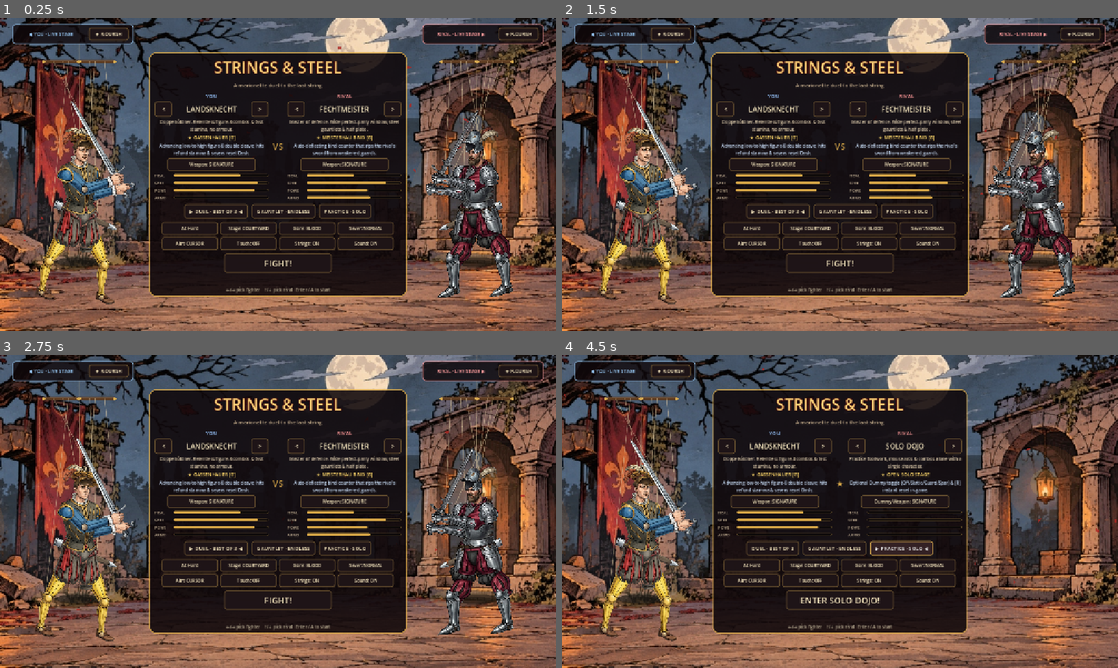
Above: before the commit, frames 1-4 (two rows, left to right).
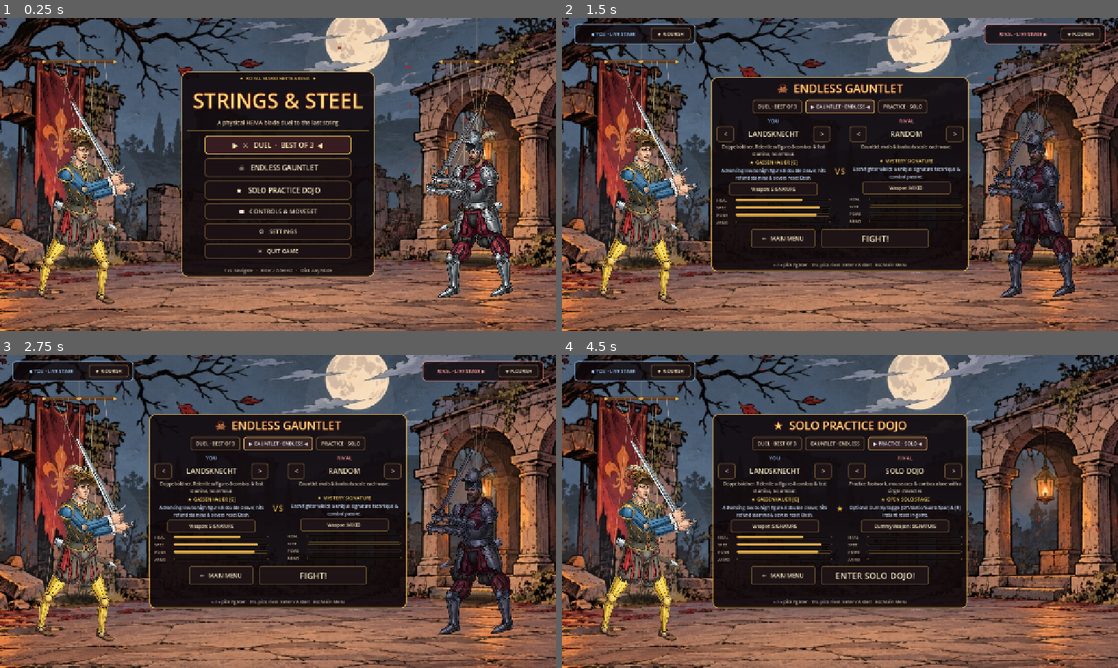
Above: after the commit, the same moments.

Repository: Garv1Gyanani/Strings-Steel
Game: Godot game, scene res://scenes/Arena.tscn
The game is run twice, just before and just after one commit, with the same random seed, the same clock (stepped at 60 frames per second) and the same inputs.
Inputs (mouse positions are in pixels of both pictures, inside the frame that each line leads up to):
- Up to frame 1 (0.25 s): no input
- Up to frame 2 (1.5 s): click (840, 168) at 0.5 s, where only the run after the commit has a clickable "☠ ENDLESS GAUNTLET"; click (840, 105) at 1.25 s, where only the run after the commit has a clickable "▶ GAUNTLET · ENDLESS ◀"
- Up to frame 3 (2.75 s): click (278, 442) at 2 s, where only the run after the commit has a clickable "▶ GAUNTLET · ENDLESS ◀"
- Up to frame 4 (4.5 s): click "PRACTICE · SOLO" at 2.75 s; click "GAUNTLET · ENDLESS" at 3.5 s; click "PRACTICE · SOLO" at 4.25 s

The runs differ from the first frame. In frame 1, 24% of the frame differs, in the area x 2-98%, y 1-90%; in frame 2, 19%; in frame 3, 19%; in frame 4, 16%.

Commit message:
Add dedicated theatrical Main Menu with Controls codex, Settings screen, and live stage attract flourishes

Diff:
--- a/scripts/ArenaController.gd
+++ b/scripts/ArenaController.gd
@@ -95,6 +95,8 @@
 var _practice_revive_timer: float = 0.0
 var _title_preview_mode: String = "duel"
 var _title_p2_random: bool = false
+var _menu_attract_timer: float = 2.8
+var _menu_attract_left: bool = true
 var round_num: int = 1
 var wins_p1: int = 0
 var wins_p2: int = 0
@@ -181,7 +183,9 @@
 			_reset_practice_stage()
 		else:
 			_begin_round())
-	ui.title_requested.connect(_go_to_title)
+	ui.title_requested.connect(func(): _go_to_title("main"))
+	ui.change_fighters_requested.connect(func(): _go_to_title("select"))
+	ui.quit_requested.connect(func(): get_tree().quit())
 	ui.rematch_requested.connect(_on_rematch)
 	ui.setting_changed.connect(_on_setting_changed)
 
@@ -315,13 +319,14 @@
 # Match flow
 # ---------------------------------------------------------------------------
 
-func _go_to_title() -> void:
+func _go_to_title(page: String = "main") -> void:
 	_set_paused(false)
 	phase = Phase.TITLE
+	_menu_attract_timer = 2.6
 	_reset_stage()
 	_freeze_fighters(true)
 	ui.hide_result()
-	ui.show_title(p1_roster_idx, p2_roster_idx, match_mode, best_wave, p1_loadout, p2_loadout)
+	ui.show_title(p1_roster_idx, p2_roster_idx, match_mode, best_wave, p1_loadout, p2_loadout, page)
 
 
 func _on_preview_changed(cfg: Dictionary) -> void:
@@ -655,6 +660,14 @@
 		if p2 != null and p2.visible:
 			p2.position = TITLE_P2_POS
 			p2.set_facing(-1)
+		if ui != null and ui.get_title_page() == "main":
+			_menu_attract_timer -= unscaled_dt
+			if _menu_attract_timer <= 0.0:
+				_menu_attract_timer = 3.8
+				var actor := p1 if _menu_attract_left else p2
+				_menu_attract_left = not _menu_attract_left
+				if actor != null and actor.visible and actor.current_action == "":
+					actor.play_preview_flourish()
 		_idle_ai_fighter()
 		_step_particles(delta)
 		_step_callouts(unscaled_dt)
--- a/scripts/GameUI.gd
+++ b/scripts/GameUI.gd
@@ -15,6 +15,8 @@
 signal resume_requested
 signal restart_round_requested
 signal title_requested
+signal change_fighters_requested
+signal quit_requested
 signal rematch_requested
 signal setting_changed(key: String, value: Variant)
 
@@ -48,6 +50,16 @@
 
 # Screens
 var _title_root: Control
+var _title_page: String = "main" # "main" | "select" | "controls" | "settings"
+var _main_menu_view: Control
+var _select_view: Control
+var _controls_view: Control
+var _settings_view: Control
+var _main_menu_items: Array[Dictionary] = []
+var _main_focus_idx: int = 0
+var _main_gauntlet_btn: Button
+var _select_mode_lbl: Label
+var _title_p1_badge: PanelContainer
 var _title_p2_badge: PanelContainer
 var _vs_lbl: Label
 var _fight_btn: Button
@@ -136,7 +148,11 @@
 		_p2_limbs.text = limbs2
 
 
-func show_title(p1_idx: int, p2_idx: int, mode: String, best_wave: int, p1_loadout: String = "signature", p2_loadout: String = "signature") -> void:
+func get_title_page() -> String:
+	return _title_page
+
+
+func show_title(p1_idx: int, p2_idx: int, mode: String, best_wave: int, p1_loadout: String = "signature", p2_loadout: String = "signature", page: String = "main") -> void:
 	_sel_p1 = p1_idx
 	_sel_p2 = -1 if mode == "gauntlet" else p2_idx
 	_sel_p1_loadout = p1_loadout if p1_loadout in FighterStats.LOADOUT_ORDER else "signature"
@@ -149,6 +165,26 @@
 	_hud_root.visible = false
 	if _touch_ctrl != null:
 		_touch_ctrl.set_active(false)
+	show_title_page(page)
+
+
+func show_title_page(page: String) -> void:
+	_title_page = page if page in ["main", "select", "controls", "settings"] else "main"
+	if _main_menu_view != null:
+		_main_menu_view.visible = _title_page == "main"
+	if _select_view != null:
+		_select_view.visible = _title_page == "select"
+	if _controls_view != null:
+		_controls_view.visible = _title_page == "controls"
+	if _settings_view != null:
+		_settings_view.visible = _title_page == "settings"
+	if _title_p1_badge != null:
+		_title_p1_badge.visible = _title_page == "select"
+	if _title_p2_badge != null:
+		_title_p2_badge.visible = _title_page == "select" and _sel_mode != "practice"
+	_refresh_main_menu()
+	_refresh_title()
+	_refresh_settings()
 	_emit_preview("init")
 
 
@@ -221,20 +257,39 @@
 	if event.is_echo() or not event.is_pressed():
 		return
 	if _title_root != null and _title_root.visible:
-		if event.is_action_pressed("ui_accept"):
-			_emit_start()
-		elif event.is_action_pressed("ui_left"):
-			_cycle_p1(-1)
-		elif event.is_action_pressed("ui_right"):
-			_cycle_p1(1)
-		elif event.is_action_pressed("ui_up"):
-			_cycle_p2(-1)
-		elif event.is_action_pressed("ui_down"):
-			_cycle_p2(1)
+		if _title_page == "main":
+			if event.is_action_pressed("ui_up") or event.is_action_pressed("jump_attack"):
+				_move_main_focus(-1)
+			elif event.is_action_pressed("ui_down") or event.is_action_pressed("guard_low"):
+				_move_main_focus(1)
+			elif event.is_action_pressed("ui_accept"):
+				_activate_main_focus()
+			else:
+				return
+			get_viewport().set_input_as_handled()
+			return
+		elif _title_page in ["controls", "settings"]:
+			if event.is_action_pressed("pause") or event.is_action_pressed("ui_cancel") or event.is_action_pressed("ui_accept"):
+				show_title_page("main")
+				get_viewport().set_input_as_handled()
+			return
 		else:
+			if event.is_action_pressed("pause") or event.is_action_pressed("ui_cancel"):
+				show_title_page("main")
+			elif event.is_action_pressed("ui_accept"):
+				_emit_start()
+			elif event.is_action_pressed("ui_left"):
+				_cycle_p1(-1)
+			elif event.is_action_pressed("ui_right"):
+				_cycle_p1(1)
+			elif event.is_action_pressed("ui_up"):
+				_cycle_p2(-1)
+			elif event.is_action_pressed("ui_down"):
+				_cycle_p2(1)
+			else:
+				return
+			get_viewport().set_input_as_handled()
 			return
-		get_viewport().set_input_as_handled()
-		return
 	if _result_root != null and _result_root.visible:
 		if event.is_action_pressed("ui_accept"):
 			get_viewport().set_input_as_handled()
@@ -504,7 +559,7 @@
 		r.call()
 
 
-# --- Title / character select ---
+# --- Main Menu, Character Select, Controls Codex & Settings ---
 
 func _build_stage_wing_badge(title_txt: String, col: Color, left_side: bool, on_flourish: Callable) -> PanelContainer:
 	var badge := PanelContainer.new()
@@ -524,6 +579,68 @@
 	return badge
 
 
+func _divider() -> ColorRect:
+	var line := ColorRect.new()
+	line.color = Color(0.85, 0.66, 0.28, 0.36)
+	line.custom_minimum_size = Vector2(0, 2)
+	return line
+
+
+func _add_main_menu_item(parent: VBoxContainer, label_txt: String, action: Callable, font_sz: int = 16, min_h: float = 44.0) -> Button:
+	var idx := _main_menu_items.size()
+	var btn := _button(label_txt, func(_b):
+		_main_focus_idx = idx
+		_refresh_main_menu()
+		action.call(), font_sz)
+	btn.custom_minimum_size = Vector2(336, min_h)
+	btn.size_flags_horizontal = Control.SIZE_SHRINK_CENTER
+	btn.mouse_entered.connect(func():
+		_main_focus_idx = idx
+		_refresh_main_menu())
+	parent.add_child(btn)
+	_main_menu_items.append({"btn": btn, "base": label_txt, "action": action})
+	return btn
+
+
+func _move_main_focus(delta_idx: int) -> void:
+	if _main_menu_items.is_empty():
+		return
+	_main_focus_idx = posmod(_main_focus_idx + delta_idx, _main_menu_items.size())
+	_refresh_main_menu()
+
+
+func _activate_main_focus() -> void:
+	if _main_menu_items.is_empty():
+		return
+	var idx := clampi(_main_focus_idx, 0, _main_menu_items.size() - 1)
+	var act: Callable = _main_menu_items[idx]["action"]
+	act.call()
+
+
+func _refresh_main_menu() -> void:
+	if _main_menu_items.is_empty():
+		return
+	for i in range(_main_menu_items.size()):
+		var item: Dictionary = _main_menu_items[i]
+		var btn: Button = item["btn"]
+		var base: String = String(item["base"])
+		if btn == _main_gauntlet_btn and _best_wave > 0:
+			base = "☠   ENDLESS GAUNTLET   (Best: %d)" % _best_wave
+		var focused := i == _main_focus_idx
+		btn.text = ("▶  " + base + "  ◀") if focused else base
+		var bg := Color(0.22, 0.11, 0.13, 0.98) if focused else Color(0.11, 0.07, 0.08, 0.94)
+		var bd := Color(1.0, 0.84, 0.38, 0.98) if focused else Color(0.48, 0.36, 0.20, 0.78)
+		btn.add_theme_stylebox_override("normal", _box(bg, bd, 6))
+		btn.add_theme_color_override("font_color", Color(1.0, 0.94, 0.72) if focused else INK)
+
+
+func _open_mode_select(mode_id: String) -> void:
+	_sel_mode = mode_id
+	if mode_id == "gauntlet":
+		_sel_p2 = -1
+	show_title_page("select")
+
+
 func _build_title() -> void:
 	_title_root = Control.new()
 	_full_rect(_title_root)
@@ -531,29 +648,87 @@
 	add_child(_title_root)
 
 	# Split-stage theatre layout: NO full-screen dark dimmer so the live breathing marionettes
-	# stand illuminated in left & right stage spotlights while the sleek center console frames them!
-	var p1_badge := _build_stage_wing_badge("◀ YOU · LIVE STAGE", Color(0.62, 0.82, 1.0), true, func(): preview_flourish_requested.emit(true))
-	_title_root.add_child(p1_badge)
+	# stand illuminated in left & right stage spotlights behind the Main Menu & Character Select!
+	_title_p1_badge = _build_stage_wing_badge("◀ YOU · LIVE STAGE", Color(0.62, 0.82, 1.0), true, func(): preview_flourish_requested.emit(true))
+	_title_root.add_child(_title_p1_badge)
 	_title_p2_badge = _build_stage_wing_badge("RIVAL · LIVE STAGE ▶", Color(1.0, 0.62, 0.62), false, func(): preview_flourish_requested.emit(false))
 	_title_root.add_child(_title_p2_badge)
 
-	var center := CenterContainer.new()
-	_full_rect(center)
-	center.mouse_filter = Control.MOUSE_FILTER_IGNORE
-	_title_root.add_child(center)
+	_build_main_menu_view()
+	_build_select_view()
+	_build_controls_view()
+	_build_settings_view()
+
+
+func _build_main_menu_view() -> void:
+	_main_menu_view = CenterContainer.new()
+	_full_rect(_main_menu_view)
+	_main_menu_view.mouse_filter = Control.MOUSE_FILTER_IGNORE
+	_title_root.add_child(_main_menu_view)
+
+	var panel := PanelContainer.new()
+	panel.custom_minimum_size = Vector2(444, 0)
+	panel.add_theme_stylebox_override("panel", _box(Color(0.06, 0.03, 0.04, 0.88), GOLD, 14))
+	_main_menu_view.add_child(panel)
+
+	var vb := VBoxContainer.new()
+	vb.add_theme_constant_override("separation", 9)
+	panel.add_child(vb)
+
+	vb.add_child(_label("✦  ROYAL MARIONETTE ARENA  ✦", 11, GOLD, HORIZONTAL_ALIGNMENT_CENTER))
+	var title := _label("STRINGS & STEEL", 48, Color(1.0, 0.85, 0.48), HORIZONTAL_ALIGNMENT_CENTER)
+	title.add_theme_color_override("font_outline_color", Color(0.25, 0.03, 0.04))
+	title.add_theme_constant_override("outline_size", 8)
+	vb.add_child(title)
+	vb.add_child(_label("A physical HEMA blade duel to the last string", 13, Color(0.86, 0.77, 0.62), HORIZONTAL_ALIGNMENT_CENTER))
+	vb.add_child(_divider())
+
+	var menu_vb := VBoxContainer.new()
+	menu_vb.add_theme_constant_override("separation", 8)
+	vb.add_child(menu_vb)
+	_main_menu_items.clear()
+	_add_main_menu_item(menu_vb, "⚔   DUEL  ·  BEST OF 3", func(): _open_mode_select("duel"), 16, 44.0)
+	_main_gauntlet_btn = _add_main_menu_item(menu_vb, "☠   ENDLESS GAUNTLET", func(): _open_mode_select("gauntlet"), 16, 44.0)
+	_add_main_menu_item(menu_vb, "★   SOLO PRACTICE DOJO", func(): _open_mode_select("practice"), 16, 44.0)
+	_add_main_menu_item(menu_vb, "📖   CONTROLS & MOVESET", func(): show_title_page("controls"), 14, 38.0)
+	_add_main_menu_item(menu_vb, "⚙   SETTINGS", func(): show_title_page("settings"), 14, 38.0)
+	if not (OS.get_name() in ["Android", "iOS", "Web"]):
+		_add_main_menu_item(menu_vb, "✕   QUIT GAME", func(): quit_requested.emit(), 13, 36.0)
+
+	vb.add_child(_divider())
+	vb.add_child(_label("↑/↓ Navigate   ·   Enter / A Select   ·   Click Any Mode", 10, Color(0.72, 0.66, 0.56), HORIZONTAL_ALIGNMENT_CENTER))
+
+
+func _build_select_view() -> void:
+	_select_view = CenterContainer.new()
+	_full_rect(_select_view)
+	_select_view.mouse_filter = Control.MOUSE_FILTER_IGNORE
+	_select_view.visible = false
+	_title_root.add_child(_select_view)
+
 	var panel := PanelContainer.new()
 	panel.custom_minimum_size = Vector2(576, 0)
 	panel.add_theme_stylebox_override("panel", _box(Color(0.06, 0.03, 0.04, 0.88), GOLD, 12))
-	center.add_child(panel)
+	_select_view.add_child(panel)
 	var vb := VBoxContainer.new()
 	vb.add_theme_constant_override("separation", 8)
 	panel.add_child(vb)
 
-	var title := _label("STRINGS & STEEL", 36, Color(1.0, 0.84, 0.48), HORIZONTAL_ALIGNMENT_CENTER)
-	title.add_theme_color_override("font_outline_color", Color(0.25, 0.03, 0.04))
-	title.add_theme_constant_override("outline_size", 7)
-	vb.add_child(title)
-	vb.add_child(_label("A marionette duel to the last string", 12, Color(0.85, 0.75, 0.6), HORIZONTAL_ALIGNMENT_CENTER))
+	_select_mode_lbl = _label("CHOOSE YOUR FIGHTER", 26, Color(1.0, 0.84, 0.48), HORIZONTAL_ALIGNMENT_CENTER)
+	_select_mode_lbl.add_theme_color_override("font_outline_color", Color(0.25, 0.03, 0.04))
+	_select_mode_lbl.add_theme_constant_override("outline_size", 6)
+	vb.add_child(_select_mode_lbl)
+
+	var modes := HBoxContainer.new()
+	modes.alignment = BoxContainer.ALIGNMENT_CENTER
+	modes.add_theme_constant_override("separation", 8)
+	vb.add_child(modes)
+	_mode_btns["duel"] = _button("DUEL · BEST OF 3", func(_b): _set_mode("duel"), 11)
+	_mode_btns["gauntlet"] = _button("GAUNTLET · ENDLESS", func(_b): _set_mode("gauntlet"), 11)
+	_mode_btns["practice"] = _button("PRACTICE · SOLO", func(_b): _set_mode("practice"), 11)
+	modes.add_child(_mode_btns["duel"])
+	modes.add_child(_mode_btns["gauntlet"])
+	modes.add_child(_mode_btns["practice"])
 
 	var cards := HBoxContainer.new()
 	cards.add_theme_constant_override("separation", 10)
@@ -566,29 +741,127 @@
 	_p2_card = _build_fighter_card("RIVAL", Color(1.0, 0.6, 0.6), func(d): _cycle_p2(d), func(): _cycle_loadout(false))
 	cards.add_child(_p2_card["root"])
 
-	var modes := HBoxContainer.new()
-	modes.alignment = BoxContainer.ALIGNMENT_CENTER
-	modes.add_theme_constant_override("separation", 8)
-	vb.add_child(modes)
-	_mode_btns["duel"] = _button("DUEL · BEST OF 3", func(_b): _set_mode("duel"), 12)
-	_mode_btns["gauntlet"] = _button("GAUNTLET · ENDLESS", func(_b): _set_mode("gauntlet"), 12)
-	_mode_btns["practice"] = _button("PRACTICE · SOLO", func(_b): _set_mode("practice"), 12)
-	modes.add_child(_mode_btns["duel"])
-	modes.add_child(_mode_btns["gauntlet"])
-	modes.add_child(_mode_btns["practice"])
-
-	var settings_center := CenterContainer.new()
-	settings_center.add_child(_build_settings_grid(130.0))
-	vb.add_child(settings_center)
-
+	var act_row := HBoxContainer.new()
+	act_row.alignment = BoxContainer.ALIGNMENT_CENTER
+	act_row.add_theme_constant_override("separation", 14)
+	vb.add_child(act_row)
+	var back_btn := _button("←  MAIN MENU", func(_b): show_title_page("main"), 13)
+	back_btn.custom_minimum_size = Vector2(148, 44)
+	act_row.add_child(back_btn)
 	_fight_btn = _button("FIGHT!", func(_b): _emit_start(), 20)
 	_fight_btn.custom_minimum_size = Vector2(248, 44)
-	_fight_btn.size_flags_horizontal = Control.SIZE_SHRINK_CENTER
-	vb.add_child(_fight_btn)
+	act_row.add_child(_fight_btn)
 
 	_title_best_lbl = _label("", 11, Color(0.85, 0.75, 0.6), HORIZONTAL_ALIGNMENT_CENTER)
 	vb.add_child(_title_best_lbl)
-	vb.add_child(_label("←/→ pick fighter   ↑/↓ pick rival   Enter / A to start", 10, Color(0.7, 0.65, 0.55), HORIZONTAL_ALIGNMENT_CENTER))
+	vb.add_child(_label("←/→ pick fighter   ↑/↓ pick rival   Enter / A start   Esc Main Menu", 10, Color(0.7, 0.65, 0.55), HORIZONTAL_ALIGNMENT_CENTER))
+
+
+func _build_controls_view() -> void:
+	_controls_view = CenterContainer.new()
+	_full_rect(_controls_view)
+	_controls_view.mouse_filter = Control.MOUSE_FILTER_IGNORE
+	_controls_view.visible = false
+	_title_root.add_child(_controls_view)
+
+	var panel := PanelContainer.new()
+	panel.custom_minimum_size = Vector2(650, 0)
+	panel.add_theme_stylebox_override("panel", _box(Color(0.06, 0.03, 0.04, 0.92), GOLD, 12))
+	_controls_view.add_child(panel)
+
+	var vb := VBoxContainer.new()
+	vb.add_theme_constant_override("separation", 10)
+	panel.add_child(vb)
+
+	vb.add_child(_label("CONTROLS & HEMA MOVESET", 28, Color(1.0, 0.84, 0.48), HORIZONTAL_ALIGNMENT_CENTER))
+	vb.add_child(_divider())
+
+	var cols := HBoxContainer.new()
+	cols.add_theme_constant_override("separation", 18)
+	vb.add_child(cols)
+
+	var left_col := VBoxContainer.new()
+	left_col.size_flags_horizontal = Control.SIZE_EXPAND_FILL
+	left_col.add_theme_constant_override("separation", 6)
+	cols.add_child(left_col)
+	left_col.add_child(_label("SWORDPLAY & DEFENCE", 13, Color(0.62, 0.82, 1.0)))
+	var left_txt := (
+		"• Mouse / R-Stick:  210° Live 2-Bone IK Swing\n" +
+		"  (Wide arc = gold limb-chopping power)\n" +
+		"• LMB / J / Pad X:  Slash & Mixup Chains\n" +
+		"• RMB / Space / Pad B:  High Parry (+ S = Low)\n" +
+		"• Perfect Parry:  Staggers foe + Zornhau Riposte\n" +
+		"• Q / R3:  Half-Sword (+ V/C = Mordhau vs plate)\n" +
+		"• F / Middle-Click:  Hurl Blade & Pick Up Steel"
+	)
+	var l_body := _label(left_txt, 12, INK)
+	l_body.autowrap_mode = TextServer.AUTOWRAP_WORD_SMART
+	left_col.add_child(l_body)
+
+	var right_col := VBoxContainer.new()
+	right_col.size_flags_horizontal = Control.SIZE_EXPAND_FILL
+	right_col.add_theme_constant_override("separation", 6)
+	cols.add_child(right_col)
+	right_col.add_child(_label("SPECIALS, FOOTWORK & TOUCH", 13, Color(1.0, 0.82, 0.44)))
+	var right_txt := (
+		"• G / Tab / Parry+E:  ★ Fighter Signature Move\n" +
+		"• W / Fwd-Dash+LMB:  Vaulting Leap Cleave\n" +
+		"• E (or S + E):  Push Kick (S+E = Ankle Sweep)\n" +
+		"• C / L / Parry+LMB:  Visor Pommel Bash\n" +
+		"• WheelUp/V · WheelDn/X:  Thrust · Whirlwind\n" +
+		"• 2x A/D or Shift:  Dash & Recovery Cancel\n" +
+		"• Mobile Touch:  L-Stick Move · R-Wheel Swing · 2x Tap = ★Sig"
+	)
+	var r_body := _label(right_txt, 12, INK)
+	r_body.autowrap_mode = TextServer.AUTOWRAP_WORD_SMART
+	right_col.add_child(r_body)
+
+	vb.add_child(_divider())
+	var back := _button("←  BACK TO MAIN MENU", func(_b): show_title_page("main"), 14)
+	back.custom_minimum_size = Vector2(220, 40)
+	back.size_flags_horizontal = Control.SIZE_SHRINK_CENTER
+	vb.add_child(back)
+
+
+func _build_settings_view() -> void:
+	_settings_view = CenterContainer.new()
+	_full_rect(_settings_view)
+	_settings_view.mouse_filter = Control.MOUSE_FILTER_IGNORE
+	_settings_view.visible = false
+	_title_root.add_child(_settings_view)
+
+	var panel := PanelContainer.new()
+	panel.custom_minimum_size = Vector2(540, 0)
+	panel.add_theme_stylebox_override("panel", _box(Color(0.06, 0.03, 0.04, 0.92), GOLD, 12))
+	_settings_view.add_child(panel)
+
+	var vb := VBoxContainer.new()
+	vb.add_theme_constant_override("separation", 12)
+	panel.add_child(vb)
+
+	vb.add_child(_label("ARENA & GAMEPLAY SETTINGS", 28, Color(1.0, 0.84, 0.48), HORIZONTAL_ALIGNMENT_CENTER))
+	vb.add_child(_label("Changes apply live and save automatically", 12, Color(0.84, 0.76, 0.62), HORIZONTAL_ALIGNMENT_CENTER))
+	vb.add_child(_divider())
+
+	var grid := GridContainer.new()
+	grid.columns = 2
+	grid.add_theme_constant_override("h_separation", 10)
+	grid.add_theme_constant_override("v_separation", 8)
+	var grid_center := CenterContainer.new()
+	grid_center.add_child(grid)
+	vb.add_child(grid_center)
+
+	for key in ["difficulty", "stage", "gore", "one_hit_sever", "cursor_aim", "touch", "strings", "sound"]:
+		var b := _button(_setting_label(key), func(_b): _toggle_setting(key), 13)
+		b.custom_minimum_size = Vector2(236, 38)
+		grid.add_child(b)
+		_settings_refreshers.append(func(): b.text = _setting_label(key))
+
+	vb.add_child(_divider())
+	var back := _button("←  BACK TO MAIN MENU", func(_b): show_title_page("main"), 14)
+	back.custom_minimum_size = Vector2(220, 40)
+	back.size_flags_horizontal = Control.SIZE_SHRINK_CENTER
+	vb.add_child(back)
 
 
 func _build_fighter_card(header: String, col: Color, on_cycle: Callable, on_loadout: Callable) -> Dictionary:
@@ -674,8 +947,17 @@
 func _refresh_title() -> void:
 	_fill_card(_p1_card, _sel_p1, _sel_p1_loadout, false)
 	_fill_card(_p2_card, _sel_p2, _sel_p2_loadout, _sel_mode == "practice")
+	if _select_mode_lbl != null:
+		if _sel_mode == "practice":
+			_select_mode_lbl.text = "★  SOLO PRACTICE DOJO"
+		elif _sel_mode == "gauntlet":
+			_select_mode_lbl.text = "☠  ENDLESS GAUNTLET"
+		else:
+			_select_mode_lbl.text = "⚔  DUEL · BEST OF 3"
+	if _title_p1_badge != null:
+		_title_p1_badge.visible = _title_page == "select"
 	if _title_p2_badge != null:
-		_title_p2_badge.visible = _sel_mode != "practice"
+		_title_p2_badge.visible = _title_page == "select" and _sel_mode != "practice"
 	if _vs_lbl != null:
 		_vs_lbl.text = "★" if _sel_mode == "practice" else "VS"
 	if _fight_btn != null:
@@ -689,15 +971,17 @@
 			base = "PRACTICE · SOLO"
 		b.text = ("▶ " + base + " ◀") if k == _sel_mode else base
 	_title_best_lbl.text = "Gauntlet best: wave %d cleared" % _best_wave if _best_wave > 0 else ""
+	_refresh_main_menu()
 
 
 func _emit_preview(changed_tag: String) -> void:
+	var preview_mode := "duel" if (_title_page != "select" and changed_tag == "init") else _sel_mode
 	preview_changed.emit({
 		"p1": _sel_p1,
 		"p2": _sel_p2,
 		"p1_loadout": _sel_p1_loadout,
 		"p2_loadout": _sel_p2_loadout,
-		"mode": _sel_mode,
+		"mode": preview_mode,
 		"changed": changed_tag,
 	})
 
@@ -755,13 +1039,14 @@
 	row.alignment = BoxContainer.ALIGNMENT_CENTER
 	row.add_theme_constant_override("separation", 10)
 	vb.add_child(row)
-	row.add_child(_button("RESUME", func(_b): resume_requested.emit(), 15))
-	row.add_child(_button("RESTART ROUND", func(_b): restart_round_requested.emit(), 15))
-	row.add_child(_button("CHANGE FIGHTERS", func(_b): title_requested.emit(), 15))
+	row.add_child(_button("RESUME", func(_b): resume_requested.emit(), 14))
+	row.add_child(_button("RESTART ROUND", func(_b): restart_round_requested.emit(), 14))
+	row.add_child(_button("CHANGE FIGHTERS", func(_b): change_fighters_requested.emit(), 14))
+	row.add_child(_button("MAIN MENU", func(_b): title_requested.emit(), 14))
 	var settings_center := CenterContainer.new()
 	settings_center.add_child(_build_settings_grid())
 	vb.add_child(settings_center)
-	var help := _label("Swing through a wide arc for heavy limb-chopping cuts (gold trail); drive the point forward to thrust.\nPress Q to HALF-SWORD against plate armour; press F / Middle-Click to HURL your blade & scramble for dropped steel!\nHigh slashes snap marionette strings; …(122 unchanged characters)…
+	var help := _label("Swing through a wide arc for heavy limb-chopping cuts (gold trail); drive the point forward to thrust.\nPress G / Tab for your fighter's ★ SIGNATURE MOVE; Q to HALF-SWORD; F / Middle-Click to HURL your blade!\nHigh slashes snap marionette strings; …(122 unchanged characters)…
 	vb.add_child(help)
 
 
@@ -779,9 +1064,10 @@
 	row.alignment = BoxContainer.ALIGNMENT_CENTER
 	row.add_theme_constant_override("separation", 10)
 	vb.add_child(row)
-	_result_primary = _button("REMATCH", func(_b): rematch_requested.emit(), 16)
+	_result_primary = _button("REMATCH", func(_b): rematch_requested.emit(), 15)
 	row.add_child(_result_primary)
-	row.add_child(_button("CHANGE FIGHTERS", func(_b): title_requested.emit(), 16))
+	row.add_child(_button("CHANGE FIGHTERS", func(_b): change_fighters_requested.emit(), 15))
+	row.add_child(_button("MAIN MENU", func(_b): title_requested.emit(), 15))
 
 
 # --- Clean translucent touch-wheel controller (no permanent buttons) ---
--- a/tools/SmokeTest.gd
+++ b/tools/SmokeTest.gd
@@ -72,8 +72,9 @@
 	arena.settings["sound"] = false
 	arena.sfx.muted = true
 
-	print("== Title screen")
+	print("== Main Menu & Title screen")
 	check(arena.phase == TITLE, "game boots into the title screen")
+	check(arena.ui.get_title_page() == "main" and arena.ui._main_menu_view.visible and not arena.ui._select_view.visible, "game boots onto dedicated Main Menu before Character Select")
 	check(arena._stage_tex != null and arena._use_courtyard_stage(), "moonlit courtyard background texture loaded & active by default")
 	check(not p1().input_enabled, "player input is disabled on the title screen")
 	check(InputMap.has_action("slash") and InputMap.has_action("pause"), "InputMap actions registered")
@@ -991,6 +992,13 @@
 
 	arena._go_to_title()
 	await frames(2)
+	check(arena.ui.get_title_page() == "main" and p1().visible and p2().visible, "MAIN MENU returns to Main Menu with both stage showcase marionettes visible")
+	arena.ui.show_title_page("controls")
+	check(arena.ui.get_title_page() == "controls" and arena.ui._controls_view.visible, "Main Menu opens Controls & Moveset codex")
+	arena.ui.show_title_page("settings")
+	check(arena.ui.get_title_page() == "settings" and arena.ui._settings_view.visible, "Main Menu opens dedicated Settings screen")
+	arena._go_to_title("select")
+	check(arena.ui.get_title_page() == "select" and arena.ui._select_view.visible, "CHANGE FIGHTERS jumps directly to Character Select screen")
 
 	DirAccess.remove_absolute(ProjectSettings.globalize_path(TEST_SETTINGS))
 	print("")
